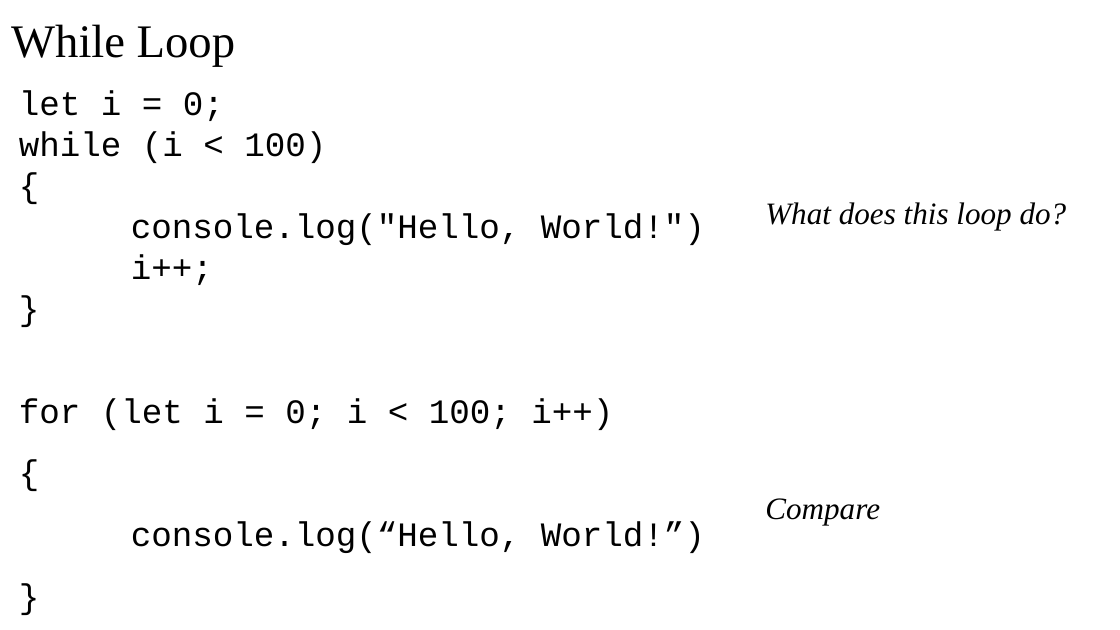
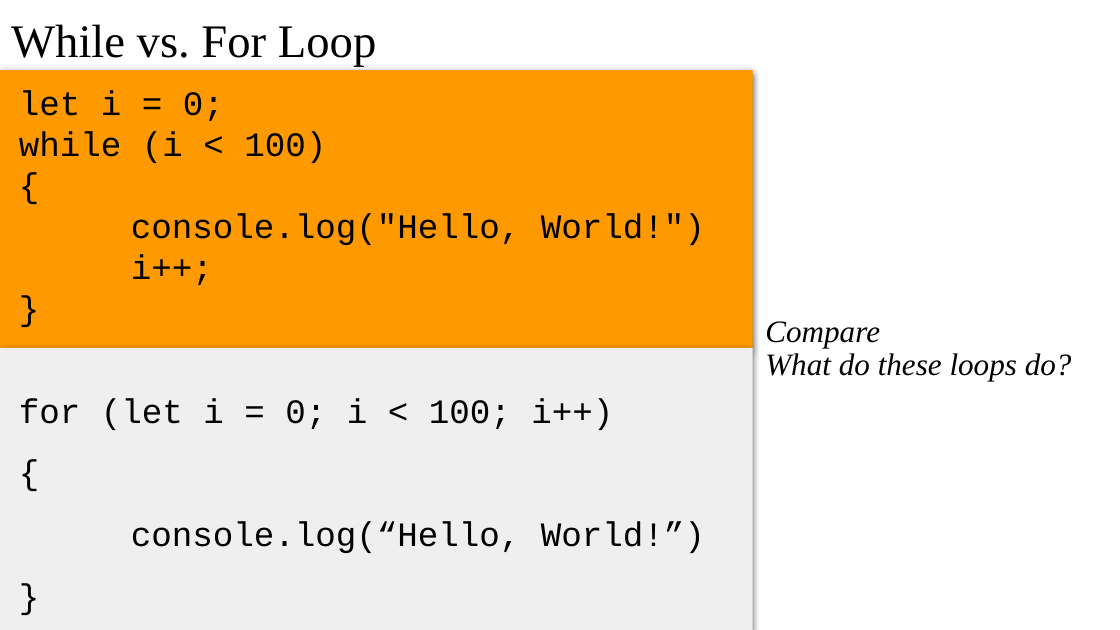
Before and after one commit to manglayev/nu-courses-material, a slide deck: slide 15 of CSCI-111/week-9/week-9-lecture/week-9-lecture.pptx (slide 13 before the commit). Drawn at 1120x630 pixels with LibreOffice and Linux fonts; fonts in the diff are those of the drawing. Boxes give left, top, right and bottom in pixels: in the first picture for what was removed or moved away, otherwise in the second. Text is boxed around its words. In the diff, an @@ line names an element or a change of style, - is before the commit and + after.

```diff
--- a/CSCI-111/week-9/week-9-lecture/week-9-lecture.pptx
+++ b/CSCI-111/week-9/week-9-lecture/week-9-lecture.pptx
@@ title at (11, 24, 376, 67): text changed @@
-While Loop
+While vs. For Loop
@@ rectangle added at (0, 71, 753, 348), fill #FF9900 @@
@@ text removed at (765, 202, 1067, 230) @@
-What does this loop do?
@@ text added at (765, 321, 1072, 381), 20 pt, text #000000, italic @@
+Compare
+What do these loops do?
@@ rectangle added at (0, 348, 753, 630), fill #EFEFEF @@
@@ text removed at (765, 498, 880, 524) @@
-Compare
```
Also in this commit, not shown: 10 other slides changed, 4 slides added, 3 other files.
